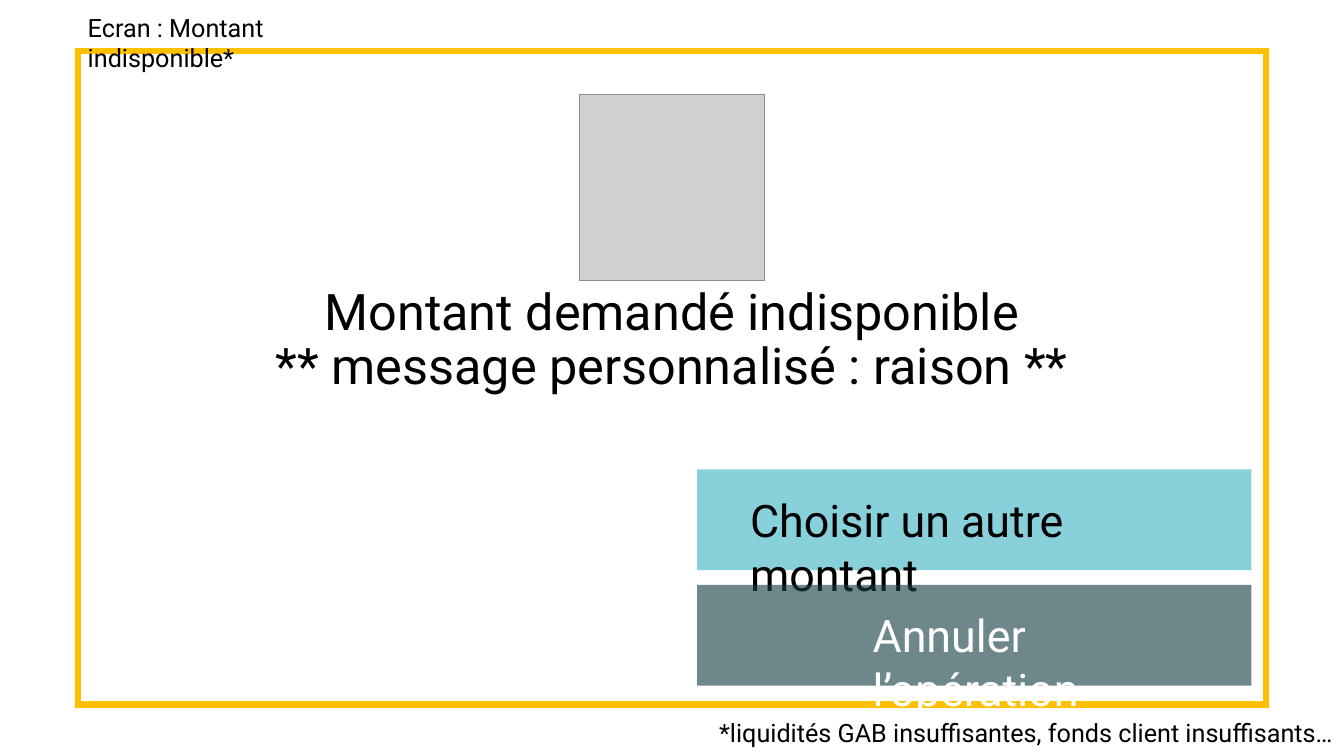
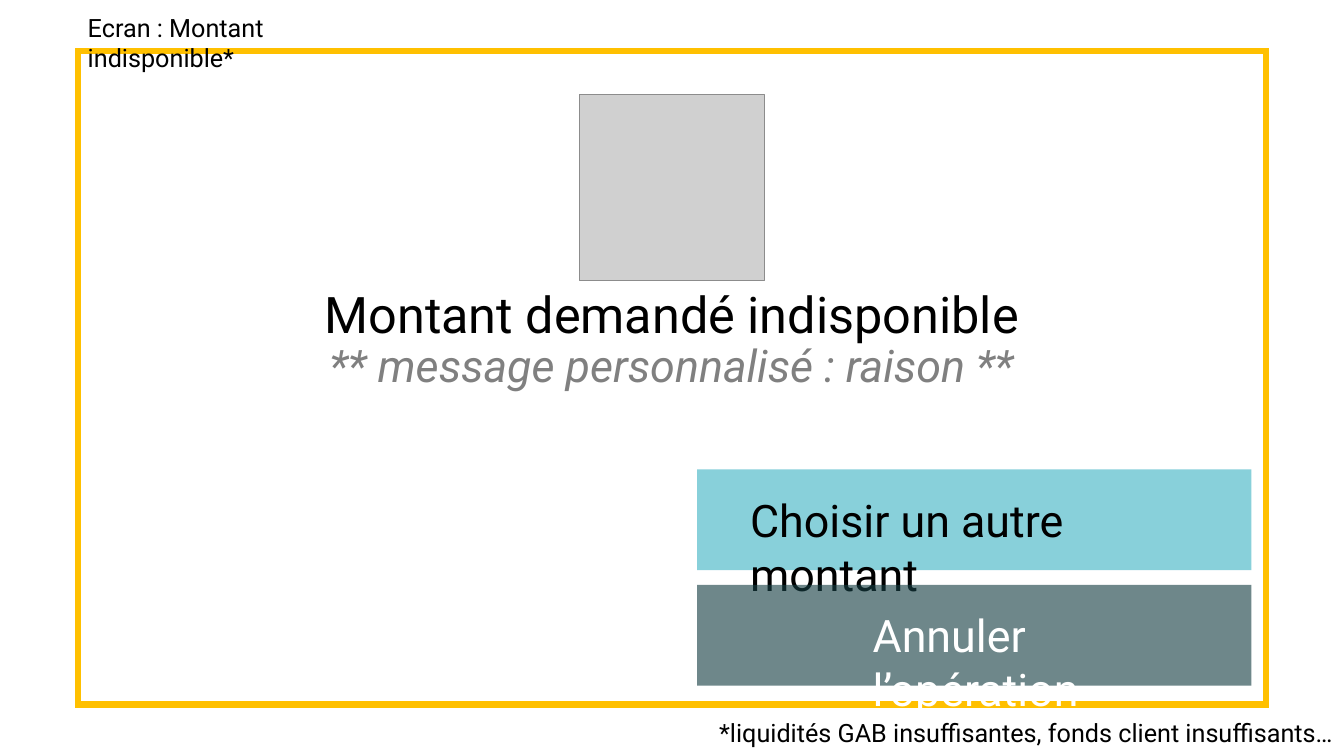
Before and after one commit to Whyuki/CDA_2005, a slide deck: slide 11 of FOAD_Unified_Process/GAB/maquettage et diagramme de navigabilité_GAB_retirer de l'argent dont s'identifier.pptx. Drawn at 1344x756 pixels with LibreOffice and Linux fonts; fonts in the diff are those of the drawing; grey boxes stand for pictures. Boxes give left, top, right and bottom in pixels: in the first picture for what was removed or moved away, otherwise in the second. Text is boxed around its words. In the diff, an @@ line names an element or a change of style, - is before the commit and + after.

```diff
--- a/FOAD_Unified_Process/GAB/maquettage et diagramme de navigabilité_GAB_retirer de l'argent dont s'identifier.pptx
+++ b/FOAD_Unified_Process/GAB/maquettage et diagramme de navigabilité_GAB_retirer de l'argent dont s'identifier.pptx
@@ title "Montant demandé indisponible ** message ..." at [325, 295, 1019, 391]: size 36 to 32 pt, text colour #000000 to #808080, italic on in "** message personnalisé : raison **" @@
```
Also in this commit, not shown: 3 other slides changed, 2 other files.
